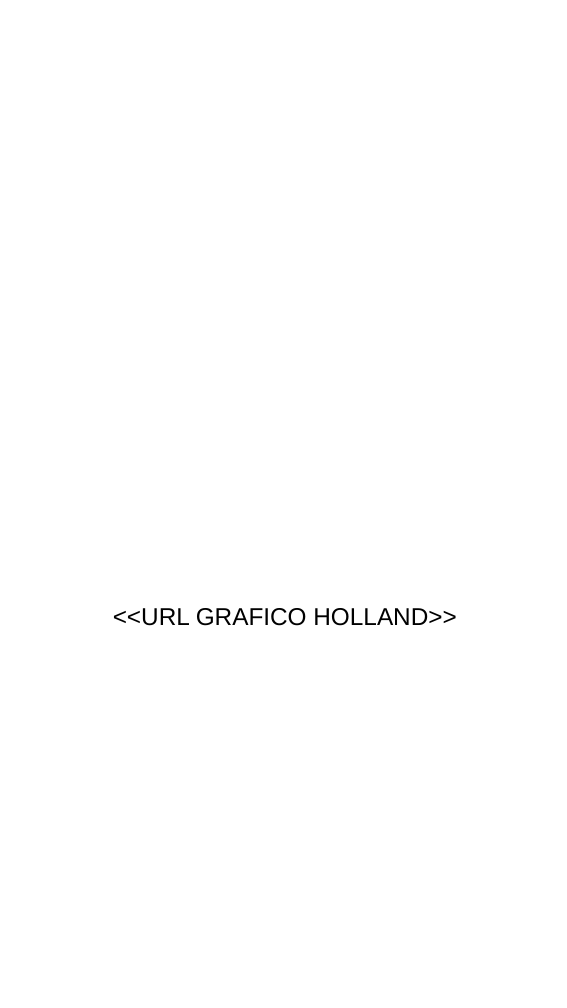
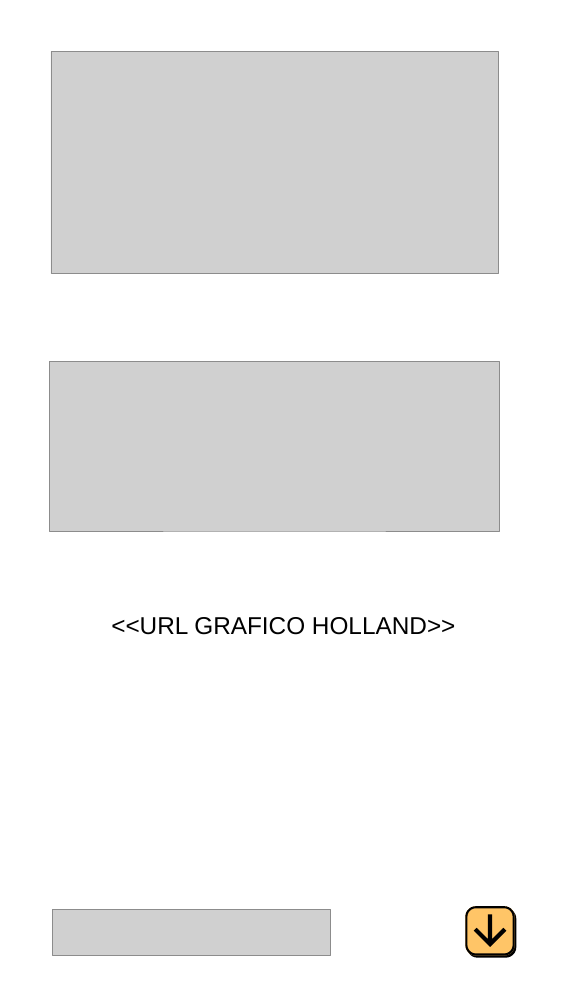
Before and after one commit to gero-educacion/reportgen, a slide deck: slide 13 of assets/Template_Autoconocimiento 2.0 (completo).pptx. Drawn at 567x1008 pixels with LibreOffice and Linux fonts; fonts in the diff are those of the drawing; grey boxes stand for pictures; background and template pictures are left out. Boxes give left, top, right and bottom in pixels: in the first picture for what was removed or moved away, otherwise in the second. Text is boxed around its words. In the diff, an @@ line names an element or a change of style, - is before the commit and + after.

```diff
--- a/assets/Template_Autoconocimiento 2.0 (completo).pptx
+++ b/assets/Template_Autoconocimiento 2.0 (completo).pptx
@@ picture added at bbox=[51, 51, 498, 274] @@
@@ picture added at bbox=[50, 361, 499, 531] @@
@@ text "<<URL GRAFICO HOLLAND>>": place and size @@
-text "<<URL GRAFICO HOLLAND>>" at bbox=[113, 608, 456, 626]
+text "<<URL GRAFICO HOLLAND>>" at bbox=[111, 617, 455, 635]
@@ picture added at bbox=[52, 909, 330, 956] @@
@@ freeform shape added at bbox=[465, 906, 515, 956], fill #FFC567 @@
@@ freeform shape added at bbox=[465, 906, 515, 956], fill #000000 @@
@@ freeform shape added at bbox=[467, 908, 516, 958], fill #000000 @@
```
Also in this commit, not shown: 3 other slides changed, 10 other files.
